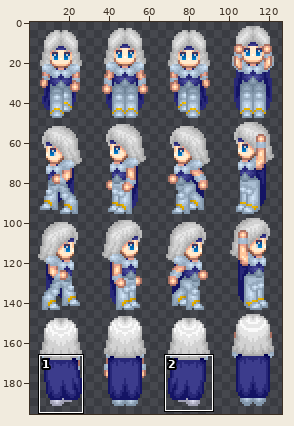
Sprite sheet, stored at img/characters/MV_FF4_Cecil.png. Above, an overview of the earlier version with the close-up marked.
Close-up. Before the edit:
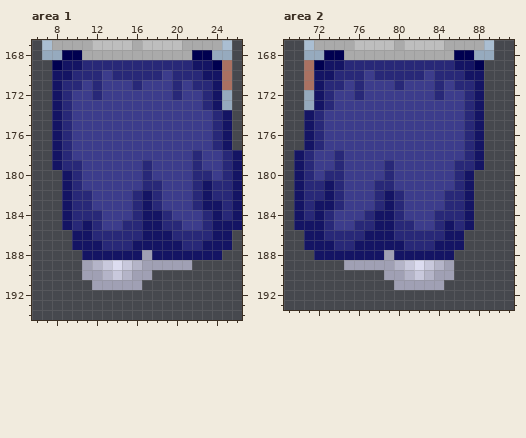
The file is 384x384 pixels. Shown: area 1: x 6..26, y 167..194; area 2: x 69..91, y 167..193. The wide view leaves out empty margins. The commit also changed other parts of the picture, which this record leaves out.
After the commit:
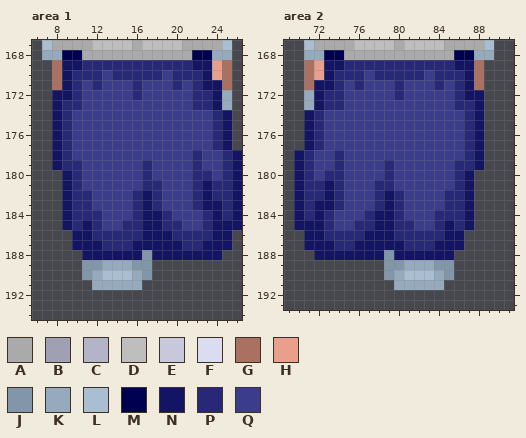
Palette (. is transparent): A #aaaaaa  B #a0a0b4  C #b4b4c8  D #bebebe  E #c8c8dc  F #dcdcf0  G #aa7162  H #e8a08d  J #8296aa  K #96aabe  L #aabed2  M #000050  N #141464  P #282878  Q #3c3c8c
Changes in this commit:
Area 1:
y 169: x 8 M -> G; x 24 M -> H
y 170: x 8 N -> G; x 24 N -> H
y 171: x 8..9 NP -> GN; x 23 P -> N
y 172: x 9..10 PQ -> NP; x 12 P -> Q; x 16 Q -> P; x 20 P -> Q; x 22 Q -> P
y 173: x 10 Q -> P; x 22 Q -> P
y 188: x 17 B -> J
y 189: x 11..21 BCEFECBBBBB -> JJKKKJJ....
y 190: x 11..17 BBCECBB -> JKLLLKJ
y 191: x 12..16 BBBBB -> KKKKK
Area 2:
y 169: x 72 M -> H; x 88 M -> G
y 170: x 72 N -> H; x 88 N -> G
y 171: x 73 P -> N; x 87..88 PN -> NG
y 172: x 74 Q -> P; x 76 P -> Q; x 80 Q -> P; x 84 P -> Q; x 86..87 QP -> PN
y 173: x 74 Q -> P; x 86 Q -> P
y 188: x 79 B -> J
y 189: x 75..85 BBBBBCEFECB -> ....JJKKKJJ
y 190: x 79..85 BBCECBB -> JKLLLKJ
y 191: x 80..84 BBBBB -> KKKKK
Boxes around the changes in both close-ups, in picture pixels (x1, y1, x2, y2):
changed: (52, 60, 222, 110)
changed: (82, 250, 192, 290)
changed: (314, 60, 404, 110)
changed: (434, 60, 484, 110)
changed: (344, 250, 454, 290)
